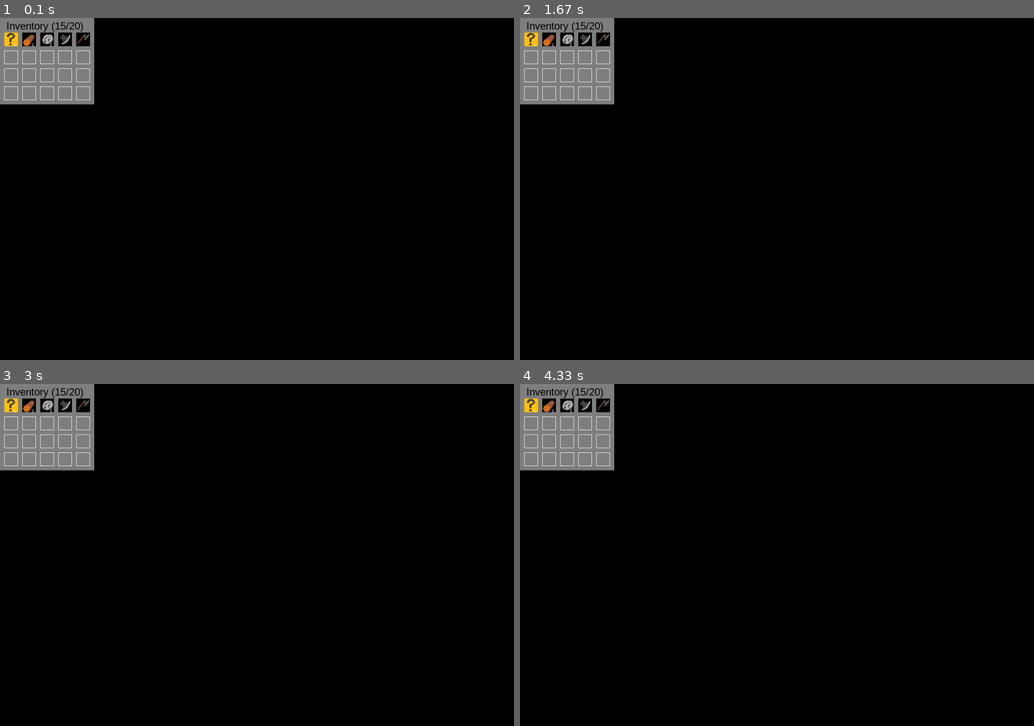
Above: before the commit, frames 1-4 (two rows, left to right).
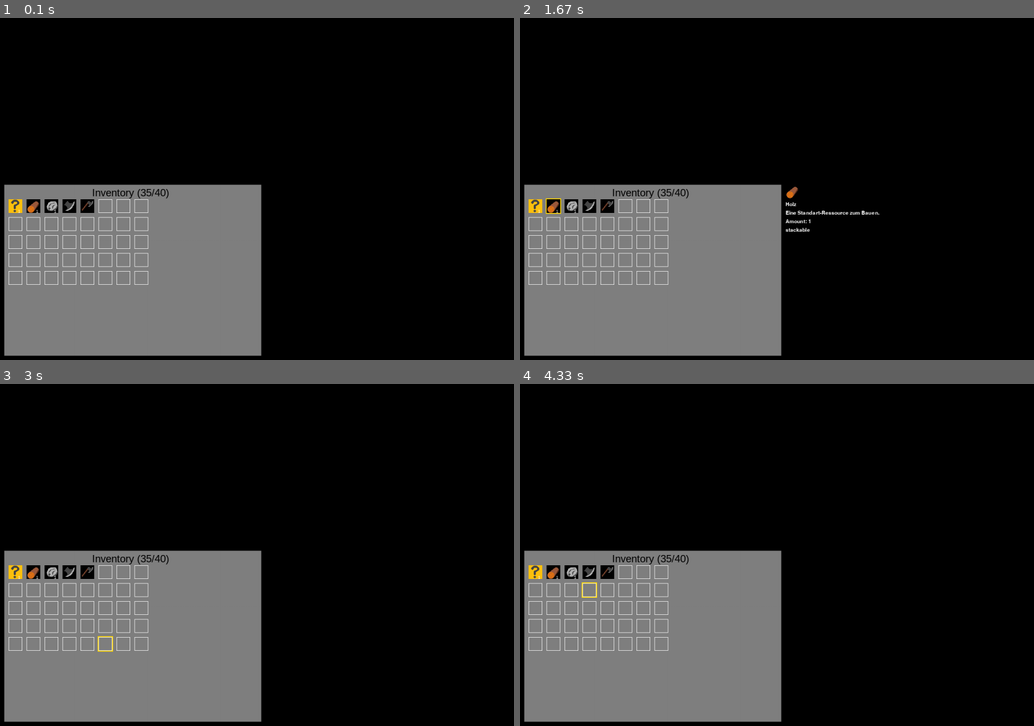
Above: after the commit, the same moments.

Repository: Pappet/CraftingGame_pygame
Game: pygame game, started from CraftingGame/main.py
The game is run twice, just before and just after one commit, with the same random seed, the same clock (stepped at 60 frames per second) and the same inputs.
Inputs (mouse positions are in pixels of both pictures, inside the frame that each line leads up to):
- Up to frame 1 (0.1 s): no input
- Up to frame 2 (1.67 s): press the mouse at (658, 277) at 0.37 s; move the mouse to (638, 209) at 0.47 s; release the mouse at (617, 137) at 0.6 s; press the mouse at (607, 206) at 0.7 s; move the mouse to (643, 134) at 0.8 s; release the mouse at (674, 65) at 0.93 s; click (761, 171) at 1.05 s; press the mouse at (550, 206) at 1.37 s; move the mouse to (607, 250) at 1.47 s; release the mouse at (663, 298) at 1.6 s
- Up to frame 3 (3 s): press the mouse at (51, 626) at 1.7 s; move the mouse to (82, 616) at 1.8 s; release the mouse at (113, 609) at 1.93 s; press the mouse at (30, 626) at 2.03 s; move the mouse to (241, 524) at 2.13 s; release the mouse at (447, 425) at 2.27 s; press the mouse at (30, 589) at 2.37 s; move the mouse to (133, 507) at 2.47 s; release the mouse at (231, 425) at 2.6 s; press the mouse at (102, 643) at 2.7 s; move the mouse to (246, 551) at 2.8 s; release the mouse at (385, 459) at 2.93 s
- Up to frame 4 (4.33 s): press the mouse at (535, 626) at 3.03 s; move the mouse to (674, 578) at 3.13 s; release the mouse at (818, 534) at 3.27 s; press the mouse at (607, 572) at 3.37 s; move the mouse to (638, 572) at 3.47 s; release the mouse at (669, 568) at 3.6 s; press the mouse at (658, 609) at 3.7 s; move the mouse to (730, 534) at 3.8 s; release the mouse at (802, 459) at 3.93 s; press the mouse at (586, 609) at 4.03 s; move the mouse to (586, 599) at 4.13 s; release the mouse at (591, 589) at 4.27 s

The runs differ from the first frame. In frame 1, 29% of the frame differs, in the area x 0-51%, y 0-99%; in frame 2, 29%, in the area x 0-70%, y 0-99%; in frame 3, 29%; in frame 4, 29%.

Commit message:
Refractoring: Renamed Filenames and Structure

Diff:
--- a/CraftingGame/items/item.py
+++ b/CraftingGame/items/Item.py
@@ -1,6 +1,6 @@
 import pygame
 
-from CraftingGame.items.item_types import ItemType
+from CraftingGame.items.ItemTypes import ItemType
 
 
 class Item:
--- a/CraftingGame/items/items_manager.py
+++ b/CraftingGame/items/ItemsManager.py
@@ -1,8 +1,8 @@
 import json
 from typing import List, Optional
 
-from CraftingGame.items.item import Item
-from CraftingGame.items.item_types import ItemType
+from CraftingGame.items.Item import Item
+from CraftingGame.items.ItemTypes import ItemType
 
 
 class ItemsManager:
@@ -38,3 +38,9 @@
             if name.lower() in item.name.lower():
                 result.append(item)
         return result
+
+    def get_item_by_name(self, name):
+        for item in self.items:
+            if item.name == name:
+                return item
+        return None
--- a/CraftingGame/main.py
+++ b/CraftingGame/main.py
@@ -1,9 +1,9 @@
 import pygame
 import helper.color as color
-from menus.inventory import Inventory
-from items.items_manager import ItemsManager
-from menus.menu import Menu
-from menus.menumanager import MenuManager
+from menus.Inventory import Inventory
+from items.ItemsManager import ItemsManager
+from menus.Menu import Menu
+from menus.MenuManager import MenuManager
 
 pygame.init()
 
@@ -13,8 +13,8 @@
 screen_title = "Crafting Empire"
 running = True
 
-inventory_rows = 4
-inventory_cols = 5
+inventory_rows = 5
+inventory_cols = 8
 inventory_tile = "Inventory"
 inventory_slot_size = 32
 menu_spacing = 10
@@ -32,7 +32,7 @@
 
 # ---- create menus and menu manager --------------------------------------------------------
 menu_manager = MenuManager()
-inventory = Inventory(0, 0, 100, 100, inventory_slot_size, menu_spacing, inventory_rows,
+inventory = Inventory(menu_spacing, screen_height//2-menu_spacing, screen_width//2, screen_height//2, inventory_slot_size, menu_spacing, inventory_rows,
                       inventory_cols, menu_spacing, menu_font_size, menu_title_spacing, inventory_tile, True)
 
 menu_manager.add_menu(inventory)
@@ -47,13 +47,11 @@
 item4 = items_manager.get_item_by_id(3)
 item5 = items_manager.get_item_by_id(4)
 
-
 inventory.add_item(item1)
 inventory.add_item(item2)
 inventory.add_item(item3)
 inventory.add_item(item4)
 inventory.add_item(item5)
-
 
 # ---- Haupt-Schleife --------------------------------------------------------
 while running:
--- a/CraftingGame/menus/inventory.py
+++ b/CraftingGame/menus/Inventory.py
@@ -1,9 +1,9 @@
 from typing import Tuple, Optional
 
-from CraftingGame.menus.slot import Slot
+from CraftingGame.menus.Slot import Slot
 import pygame
 import CraftingGame.helper.color as color
-from CraftingGame.menus.menu import Menu
+from CraftingGame.menus.Menu import Menu
 
 
 class Inventory(Menu):
@@ -15,13 +15,15 @@
         self.slot_spacing = slot_spacing
         self.rows = rows
         self.cols = cols
-        self.width = self.slot_size*self.cols + \
-            (self.slot_spacing*self.cols) - \
-            self.slot_spacing + (self.edge_spacing*2)
-
-        self.height = self.slot_size*self.rows + \
-            (self.slot_spacing*self.rows) - self.slot_spacing + \
-            (self.edge_spacing*2) + self.title_spacing
+        self.width = width
+        self.height = height
+        #self.width = self.slot_size*self.cols + \
+        #    (self.slot_spacing*self.cols) - \
+        #    self.slot_spacing + (self.edge_spacing*2)
+
+        #self.height = self.slot_size*self.rows + \
+        #    (self.slot_spacing*self.rows) - self.slot_spacing + \
+        #    (self.edge_spacing*2) + self.title_spacing
 
         self.image = pygame.Surface((self.width, self.height))
         self.slots = []
--- a/CraftingGame/menus/iteminfo.py
+++ /dev/null
@@ -1,6 +0,0 @@
-from CraftingGame.menus.menu import Menu
-
-
-class ItemInfo(Menu):
-    def __init__(self, x, y, width=100, height=100, edge_spacing=10, title_spacing=30, title="Default"):
-        super().__init__(x, y, width, height, edge_spacing, title_spacing, title)
Renamed: CraftingGame/items/item_types.py -> CraftingGame/items/ItemTypes.py
Renamed: CraftingGame/menus/menu.py -> CraftingGame/menus/Menu.py
Renamed: CraftingGame/menus/menumanager.py -> CraftingGame/menus/MenuManager.py
Renamed: CraftingGame/menus/slot.py -> CraftingGame/menus/Slot.py
